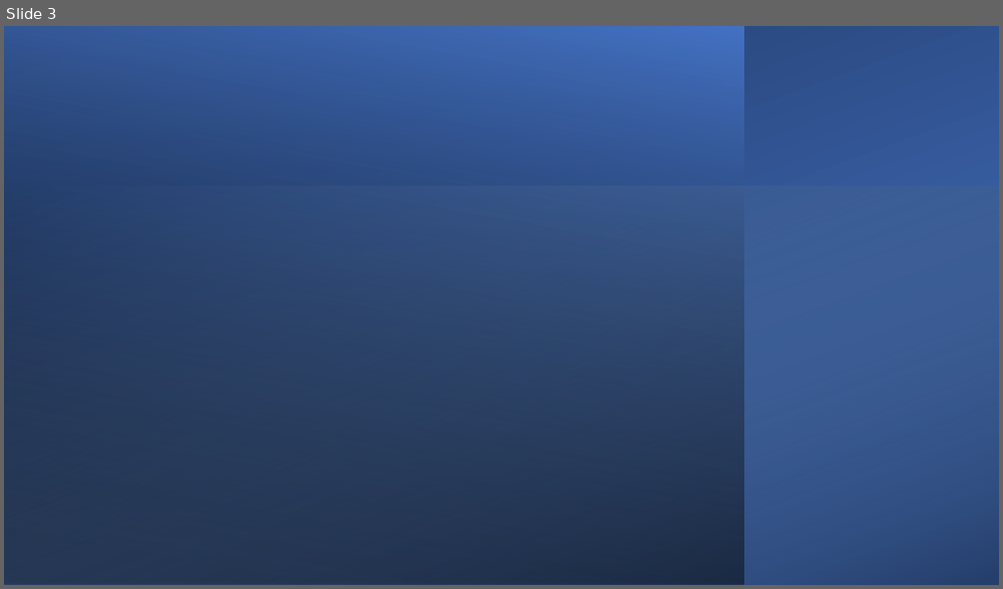
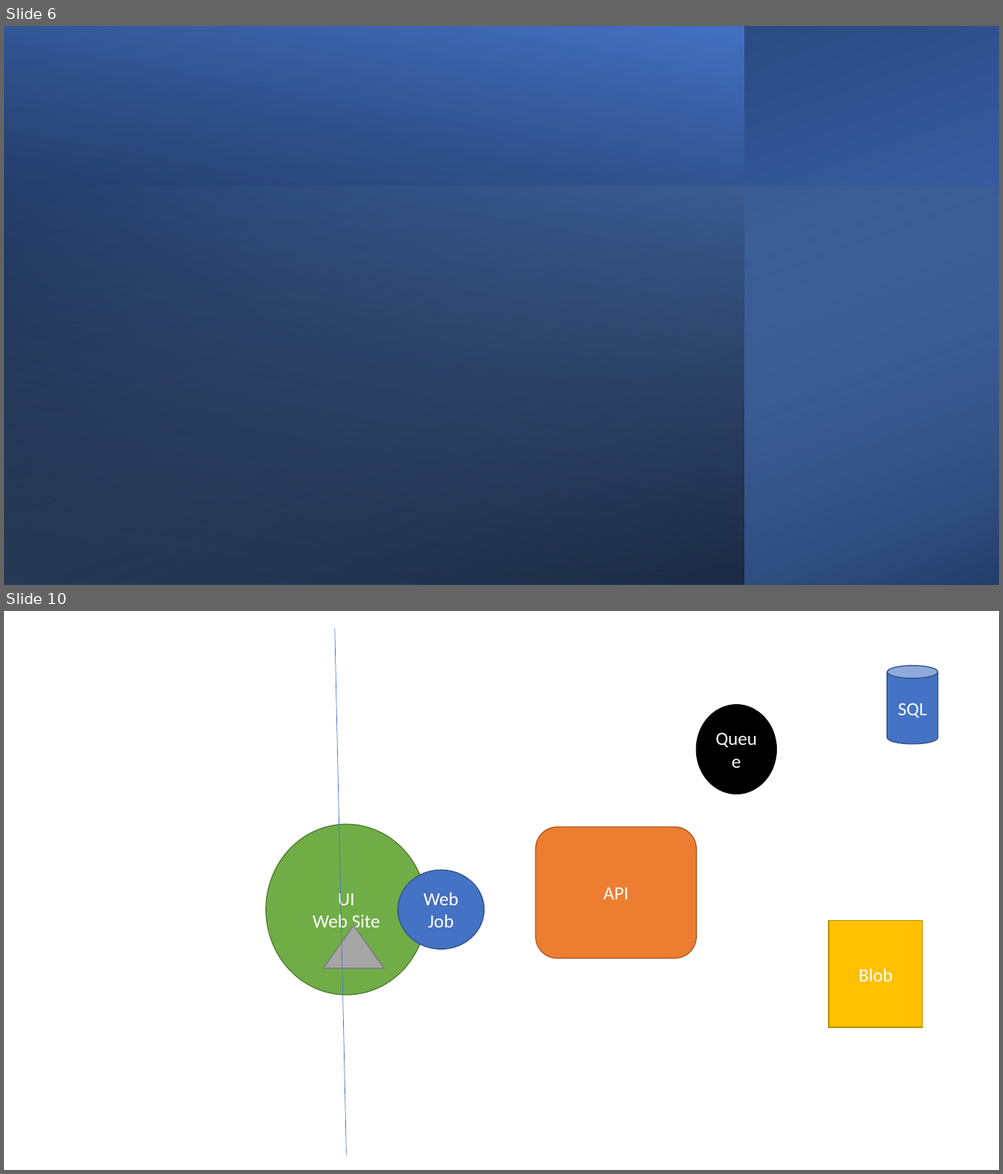
Before and after one commit to vishipayyallore/eshop-main, a slide deck: Documentation/Architecture.pptx. Shown one above the other, each under a label of ours: slide 3 before the commit, slides 6 and 10 after it; the slides between them are not shown. The pictures are 1003x589 and 1003x1174 pixels, drawn with LibreOffice and Linux fonts; fonts in the diff are those of the drawing; background and template pictures are left out. Boxes give left, top, right and bottom in pixels: in the first picture for what was removed or moved away, otherwise in the second. Text is boxed around its words. In the diff, an @@ line names an element or a change of style, - is before the commit and + after.

```diff
--- a/Documentation/Architecture.pptx
+++ b/Documentation/Architecture.pptx
@@ slide 10 added at [4, 611, 999, 1170], background #FFFFFF @@
@@ line added from (335, 629) to (347, 1156), #4472C4 0.5 pt @@
@@ cylinder added at [888, 666, 938, 743], fill #4472C4, outline #325491 1 pt, 18 pt, text #FFFFFF @@
+SQL
@@ ellipse added at [697, 705, 777, 795], fill #000000, outline #000000 1 pt, 18 pt, text #FFFFFF @@
+Queue
@@ ellipse added at [266, 824, 427, 995], fill #70AD47, outline #538035 1 pt, 18 pt, text #FFFFFF @@
+UI
+Web Site
@@ rounded rectangle added at [535, 827, 696, 959], fill #ED7D31, outline #AF5C24 1 pt, 18 pt, text #FFFFFF @@
+API
@@ ellipse added at [398, 870, 484, 949], fill #4472C4, outline #325491 1 pt, 18 pt, text #FFFFFF @@
+Web Job
@@ rectangle added at [828, 920, 922, 1028], fill #FFC000, outline #BD8E00 1 pt, 18 pt, text #FFFFFF @@
+Blob
@@ triangle added at [324, 925, 384, 969], fill #A5A5A5, outline #7A7A7A 1 pt @@
@@ what was slide 3 is now slide 6 @@
```
Also in this commit, not shown: 6 other slides added, 2 other files.
